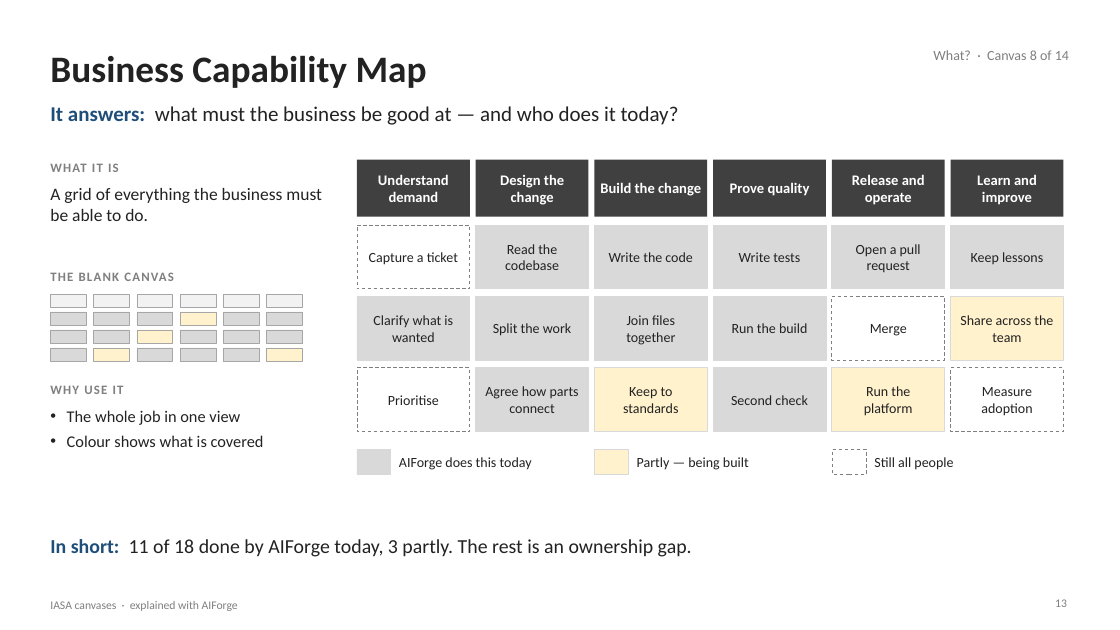
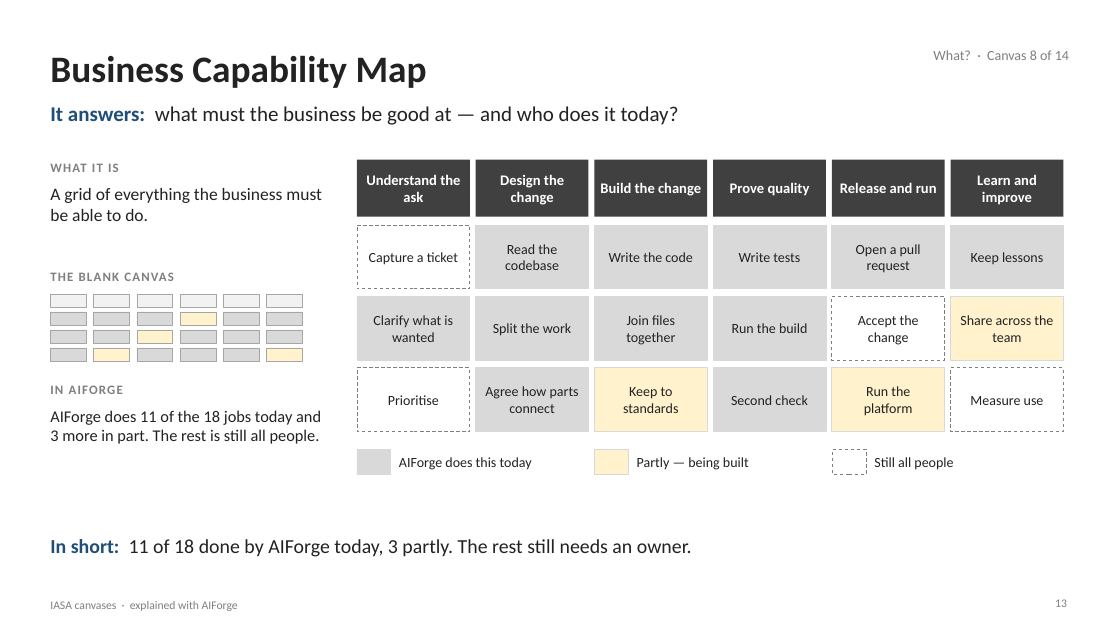
Before and after one commit to Manikanta-Reddy-Pasala/tools, a slide deck: slide 13 of course/iasa-aiforge/IASA-Canvases-with-AIForge.pptx. Drawn at 1120x630 pixels with LibreOffice and Linux fonts; fonts in the diff are those of the drawing. Boxes give left, top, right and bottom in pixels: in the first picture for what was removed or moved away, otherwise in the second. Text is boxed around its words. In the diff, an @@ line names an element or a change of style, - is before the commit and + after.

```diff
--- a/course/iasa-aiforge/IASA-Canvases-with-AIForge.pptx
+++ b/course/iasa-aiforge/IASA-Canvases-with-AIForge.pptx
@@ text at <box>366,174,460,202</box>: text changed @@
-Understand demand
+Understand the ask
@@ text at <box>840,182,937,193</box>: text changed @@
-Release and operate
+Release and run
@@ text at <box>858,315,919,345</box>: text changed @@
-Merge
+Accept the change
@@ text at <box>50,385,123,394</box>: text changed @@
-WHY USE IT
+IN AIFORGE
@@ text at <box>50,410,321,444</box>: text changed @@
-• The whole job in one view
-• Colour shows what is covered
+AIForge does 11 of the 18 jobs today and 3 more in part. The rest is still all people.
@@ text at <box>970,396,1044,405</box>: text changed @@
-Measure adoption
+Measure use
@@ text at <box>50,539,692,557</box>: text changed @@
-In short: 11 of 18 done by AIForge today, 3 partly. The rest is an ownership gap.
+In short: 11 of 18 done by AIForge today, 3 partly. The rest still needs an owner.
```
Also in this commit, not shown: 16 other slides changed, 2 other files.
